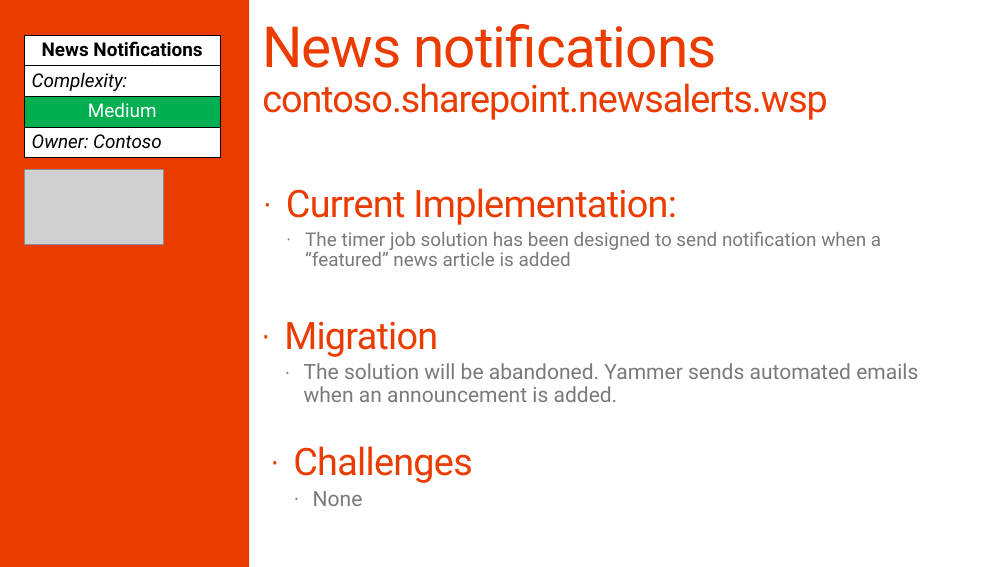
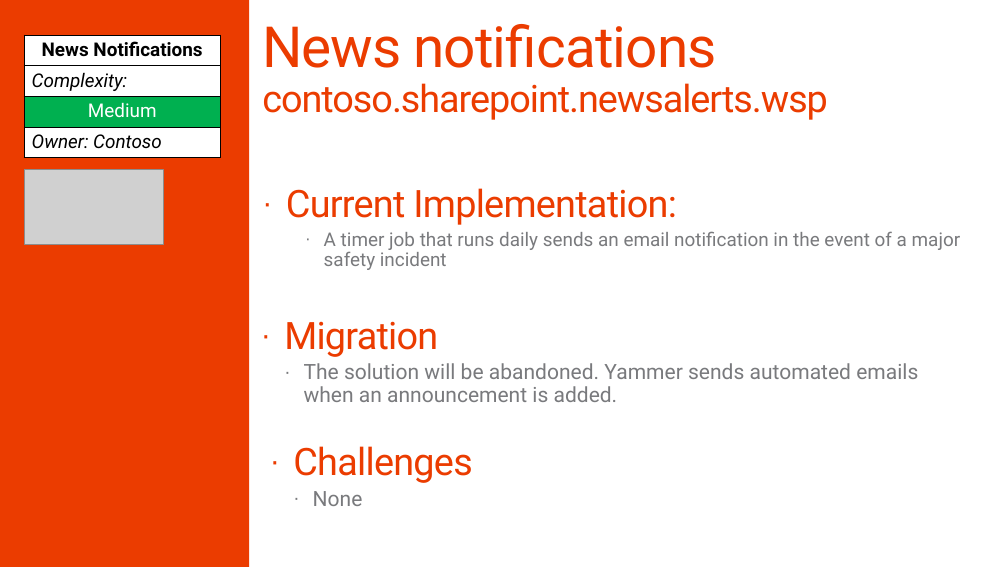
Before and after one commit to SharePoint/PnP-Guidance, a slide deck: slide 27 of PnP Transformation Process/Samples/PnP Transformation - Solution Assessment Report - Contoso.pptx (slide 26 before the commit). Drawn at 1008x567 pixels with LibreOffice and Linux fonts; fonts in the diff are those of the drawing; grey boxes stand for pictures; background and template pictures are left out. Boxes give left, top, right and bottom in pixels: in the first picture for what was removed or moved away, otherwise in the second. Text is boxed around its words. In the diff, an @@ line names an element or a change of style, - is before the commit and + after.

Commit message:
Changes to Assessment ans Solution documents

```diff
--- a/PnP Transformation Process/Samples/PnP Transformation - Solution Assessment Report - Contoso.pptx
+++ b/PnP Transformation Process/Samples/PnP Transformation - Solution Assessment Report - Contoso.pptx
@@ text at [324,231,961,270]: text changed @@
-  · The timer job solution has been designed to send notification when a “featured” news article is added
+    · A timer job that runs daily sends an email notification in the event of a major safety incident
```
Also in this commit, not shown: 3 other slides changed, 1 slide added, 3 other files.
